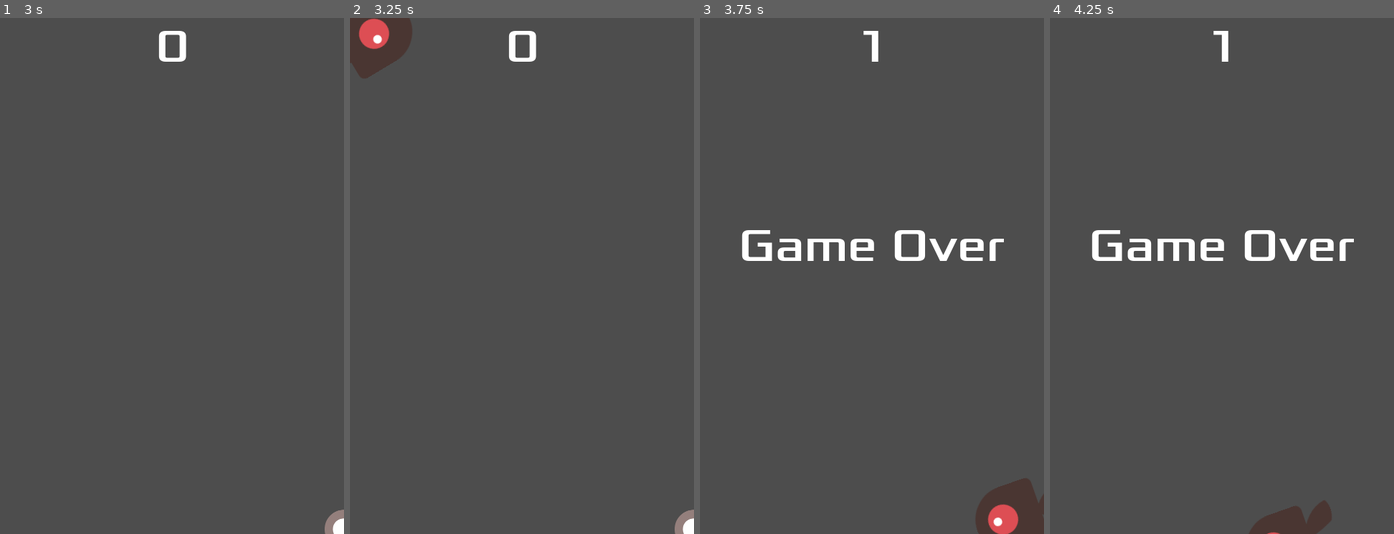
Above: before the commit, frames 1-4 (left to right).
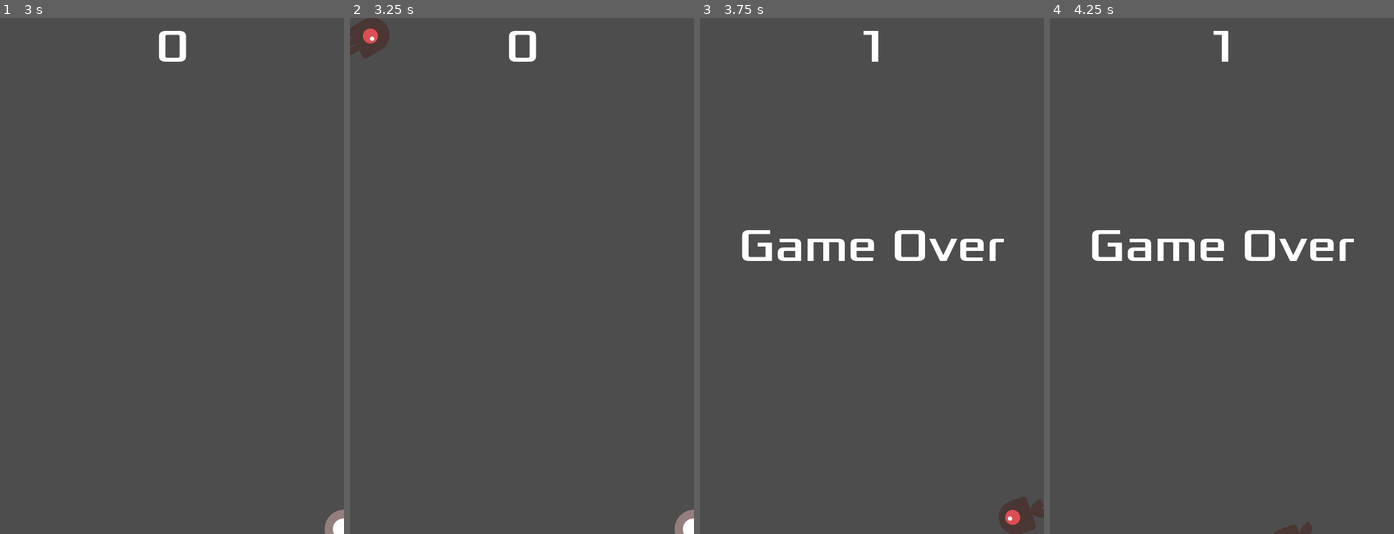
Above: after the commit, the same moments.

Repository: adrianbornas/godot-tutorial
Game: Godot game, scene res://main.tscn
Same seed, same stepped clock (60 frames per second), same inputs: the game is played once before the commit and once after it.
Inputs:
- Up to frame 1 (3 s): click "Start" at 0.5 s; tap Enter at 1.25 s; hold Right (move_right) 1.28-2.03 s; hold Down (move_down) 2.03-2.78 s; hold Right (move_right) from 2.78 s (still down)
- Up to frame 2 (3.25 s): keep holding Right (move_right)
- Up to frame 3 (3.75 s): release Right (move_right) at 3.53 s; hold Up (move_up) from 3.53 s (still down)
- Up to frame 4 (4.25 s): keep holding Up (move_up)

Frame 1 is identical in both runs. In frame 2, 1.3% of the frame differs, in the area x 0-18%, y 0-12%; in frame 3, 1.2%; in frame 4, 0.8%.

Commit message:
Resizing mobs

Diff:
--- a/mob.tscn
+++ b/mob.tscn
@@ -50,18 +50,19 @@
 
 [node name="Mob" type="RigidBody2D" groups=["mobs"]]
 position = Vector2(248, 368)
-scale = Vector2(0.75, 0.75)
 gravity_scale = 0.0
 script = ExtResource("1_2wdnd")
 metadata/_edit_group_ = true
 
 [node name="AnimatedSprite2D" type="AnimatedSprite2D" parent="."]
+scale = Vector2(0.5, 0.5)
 sprite_frames = SubResource("SpriteFrames_kdhvo")
 animation = &"walk"
 
 [node name="CollisionShape2D" type="CollisionShape2D" parent="."]
-light_mask = 0
+light_mask = 2
 rotation = 1.5708
+scale = Vector2(0.5, 0.5)
 shape = SubResource("CapsuleShape2D_0v7qu")
 
 [node name="VisibleOnScreenNotifier2D" type="VisibleOnScreenNotifier2D" parent="."]
